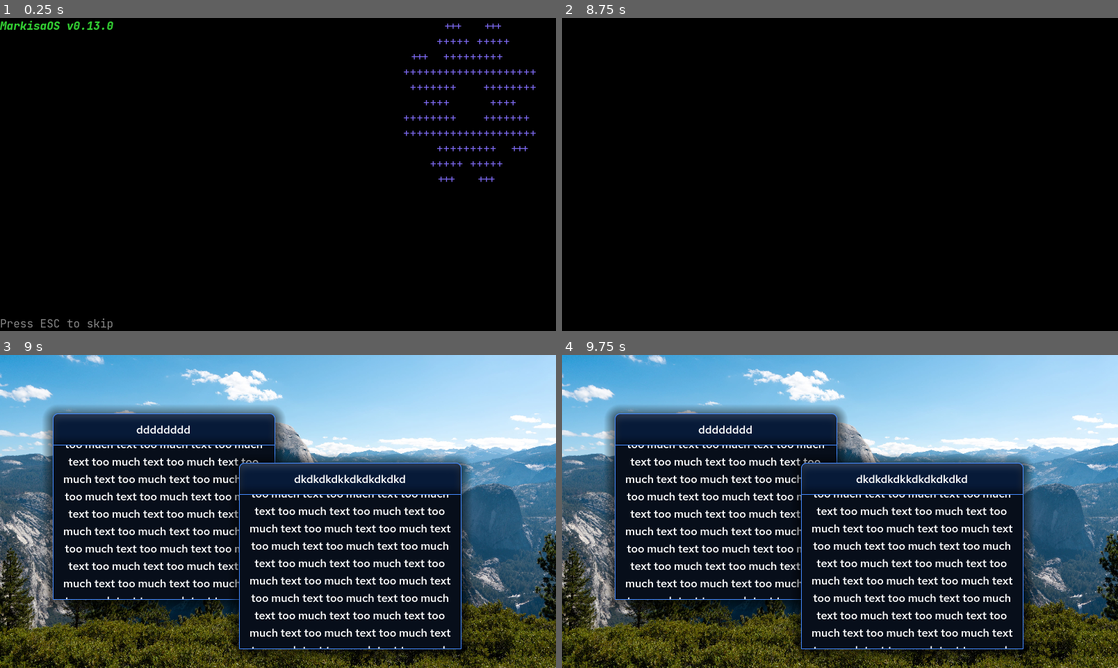
Above: before the commit, frames 1-4 (two rows, left to right).
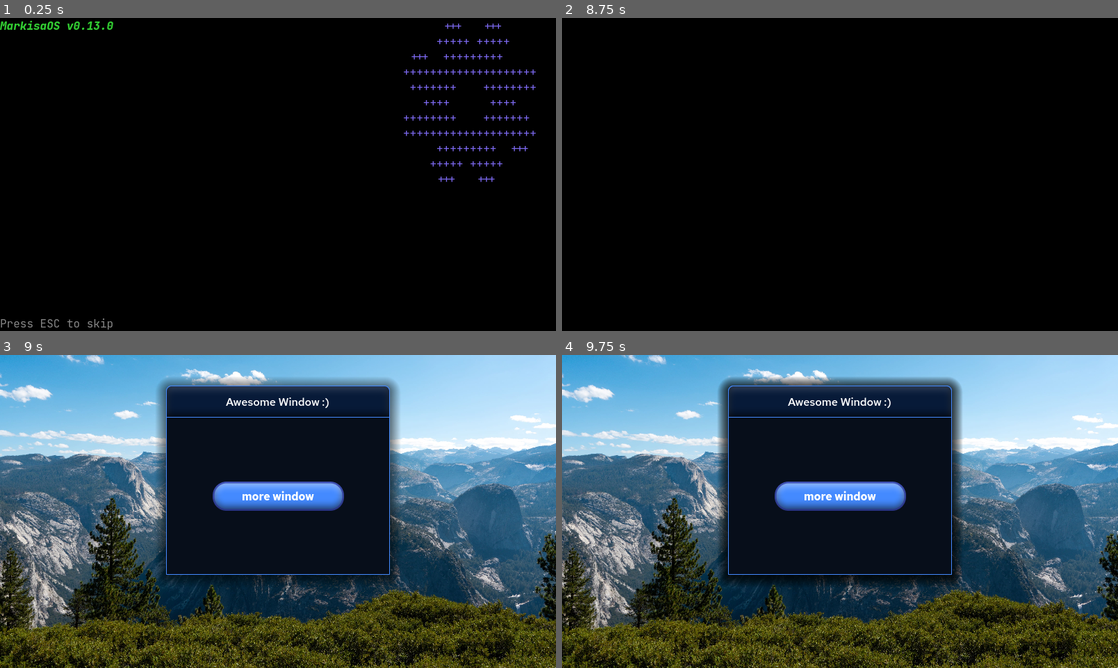
Above: after the commit, the same moments.

Repository: hellory4n/MarkisaOS
Game: Godot game, scene res://os/kickstart/bootloader.tscn
The game is run twice, just before and just after one commit, with the same random seed, the same clock (stepped at 60 frames per second) and the same inputs.
Inputs (mouse positions are in pixels of both pictures, inside the frame that each line leads up to):
- Up to frame 1 (0.25 s): no input
- Up to frame 2 (8.75 s): tap Enter at 0.5, 2.75 s; move the mouse to (962, 158) at 0.52 s; click (962, 158) at 0.67 s; tap Space at 1.25 s; drag from (728, 190) to (812, 237) at 1.27 s; move the mouse to (895, 105) at 2.02 s; click (895, 105) at 2.17 s; drag from (812, 237) to (673, 127) at 2.77 s; move the mouse to (1006, 221) at 3.52 s; click (1006, 221) at 3.67 s; drag from (673, 127) to (756, 96) at 4.27 s; move the mouse to (867, 174) at 5.02 s; click (867, 174) at 5.17 s; drag from (756, 96) to (728, 190) at 5.77 s; move the mouse to (962, 158) at 6.52 s; click (962, 158) at 6.67 s; drag from (728, 190) to (812, 237) at 7.27 s; move the mouse to (895, 105) at 8.02 s; click (895, 105) at 8.17 s
- Up to frame 3 (9 s): tap Space at 8.75 s; drag from (250, 574) to (111, 464) at 8.77 s
- Up to frame 4 (9.75 s): click (840, 495) at 9.5 s, where only the run after the commit has a clickable "more window"

Frames 1-2 are identical in both runs. In frame 3, 44% of the frame differs, in the area x 7-85%, y 7-97%; in frame 4, 43%.

Commit message:
i'm going insane

Diff:
--- /dev/null
+++ b/apps/markisa/test/app.tscn
@@ -0,0 +1,40 @@
+[gd_scene load_steps=3 format=3 uid="uid://gh0q6tcc83uq"]
+
+[ext_resource type="Script" path="res://os/dashboardtk/mks_window.gd" id="1_qsqac"]
+[ext_resource type="Script" path="res://os/dashboardtk/window_opener.gd" id="2_hisl0"]
+
+[node name="MksWindow" type="Control" node_paths=PackedStringArray("content_root")]
+layout_mode = 3
+anchors_preset = 0
+offset_right = 341.2
+offset_bottom = 243.0
+script = ExtResource("1_qsqac")
+content_root = NodePath("contents")
+window_name = "Awesome Window :)"
+size_percentage = Vector2(40, 60)
+
+[node name="contents" type="Control" parent="."]
+layout_mode = 1
+anchors_preset = 15
+anchor_right = 1.0
+anchor_bottom = 1.0
+grow_horizontal = 2
+grow_vertical = 2
+
+[node name="Button" type="Button" parent="contents"]
+custom_minimum_size = Vector2(150, 0)
+layout_mode = 1
+anchors_preset = 8
+anchor_left = 0.5
+anchor_top = 0.5
+anchor_right = 0.5
+anchor_bottom = 0.5
+offset_left = -94.5
+offset_top = -21.0
+offset_right = 94.5
+offset_bottom = 21.0
+grow_horizontal = 2
+grow_vertical = 2
+text = "more window"
+script = ExtResource("2_hisl0")
+window = "res://apps/markisa/test/app.tscn"
--- a/os/dashboard/dashboard.tscn
+++ b/os/dashboard/dashboard.tscn
@@ -2,7 +2,7 @@
 
 [ext_resource type="AudioStream" uid="uid://cy6lkhtg5mubh" path="res://os_assets/system_sounds/startup.mp3" id="1_4ykex"]
 [ext_resource type="Texture2D" uid="uid://d3axsg61fyial" path="res://os_assets/wallpapers/high_peaks.jpg" id="1_euobj"]
-[ext_resource type="Script" path="res://os/dashboardtk/mks_window.gd" id="3_hc3an"]
+[ext_resource type="PackedScene" uid="uid://gh0q6tcc83uq" path="res://apps/markisa/test/app.tscn" id="3_g7l8b"]
 
 [sub_resource type="Animation" id="Animation_n8ctj"]
 resource_name = "startup"
@@ -66,19 +66,7 @@
 }
 autoplay = "startup"
 
-[node name="MksWindow" type="Control" parent="." node_paths=PackedStringArray("content_root")]
-anchors_preset = 0
-offset_left = 77.0
-offset_top = 130.0
-offset_right = 395.0
-offset_bottom = 351.0
-script = ExtResource("3_hc3an")
-content_root = NodePath("contents")
-window_name = "dddddddd"
-metadata/_edit_group_ = true
-
-[node name="contents" type="Control" parent="MksWindow"]
-clip_contents = true
+[node name="Windows" type="Control" parent="."]
 layout_mode = 1
 anchors_preset = 15
 anchor_right = 1.0
@@ -86,46 +74,8 @@
 grow_horizontal = 2
 grow_vertical = 2
 
-[node name="Label" type="Label" parent="MksWindow/contents"]
-layout_mode = 1
-anchors_preset = 15
-anchor_right = 1.0
-anchor_bottom = 1.0
-grow_horizontal = 2
-grow_vertical = 2
-text = "too much text too much text too much text too much text too much text too much text too much text too much text too much text too much text too much text too much text too much text too much text too much text too much text too much text too much text too much text too much text too much text too much text too much text too much text too much text too much text too much text too much text too much text too much text too much text too much text too much text too much text too much text too much text too much text too much text too much text too much text too much text "
-horizontal_alignment = 1
-vertical_alignment = 1
-autowrap_mode = 3
-
-[node name="MksWindow2" type="Control" parent="." node_paths=PackedStringArray("content_root")]
-anchors_preset = 0
-offset_left = 345.0
-offset_top = 201.0
-offset_right = 663.0
-offset_bottom = 422.0
-script = ExtResource("3_hc3an")
-content_root = NodePath("../MksWindow/contents")
-window_name = "dkdkdkdkkdkdkdkdkd"
-metadata/_edit_group_ = true
-
-[node name="contents" type="Control" parent="MksWindow2"]
-clip_contents = true
-layout_mode = 1
-anchors_preset = 15
-anchor_right = 1.0
-anchor_bottom = 1.0
-grow_horizontal = 2
-grow_vertical = 2
-
-[node name="Label" type="Label" parent="MksWindow2/contents"]
-layout_mode = 1
-anchors_preset = 15
-anchor_right = 1.0
-anchor_bottom = 1.0
-grow_horizontal = 2
-grow_vertical = 2
-text = "too much text too much text too much text too much text too much text too much text too much text too much text too much text too much text too much text too much text too much text too much text too much text too much text too much text too much text too much text too much text too much text too much text too much text too much text too much text too much text too much text too much text too much text too much text too much text too much text too much text too much text too much text too much text too much text too much text too much text too much text too much text "
-horizontal_alignment = 1
-vertical_alignment = 1
-autowrap_mode = 3
+[node name="MksWindow" parent="Windows" instance=ExtResource("3_g7l8b")]
+offset_left = 110.0
+offset_top = 110.0
+offset_right = 451.2
+offset_bottom = 353.0
--- a/os/dashboardtk/mks_window.gd
+++ b/os/dashboardtk/mks_window.gd
@@ -14,7 +14,22 @@
 ## The icon that will be shown in the dock.
 @export var dock_icon: Texture2D
 ## If true, the window will be floating and draggable. Else, it will be maximized.
-@export var floating := true
+@export var floating := true:
+    set(value):
+        floating = value
+        update_configuration_warnings()
+
+## How much % of the screen the window will be.
+@export var size_percentage: Vector2:
+    set(value):
+        size_percentage = value
+        var lol: Vector2
+        if Engine.is_editor_hint():
+            lol = Vector2(853, 480)
+        else:
+            lol = DisplayServer.window_get_size() as Vector2
+        size = (lol * value / 100) - Vector2(0, 45)
+        update_configuration_warnings()
 
 var title_height: float
 var title_rect: Rect2
@@ -39,8 +54,9 @@
     title.offset_top = -45
     title.custom_minimum_size -= Vector2(0, 45)
 
-    draggable_title = DraggableTitle.instantiate()
-    draggable_title.window = self
+    if floating:
+        draggable_title = DraggableTitle.instantiate()
+        draggable_title.window = self
 
     title_name = Label.new()
     title_name.set_anchors_preset(PRESET_FULL_RECT)
@@ -50,14 +66,19 @@
 
     add_child(bg, false, Node.INTERNAL_MODE_FRONT)
     add_child(title, false, Node.INTERNAL_MODE_FRONT)
-    add_child(draggable_title, false, Node.INTERNAL_MODE_FRONT)
     title.add_child(title_name)
+
+    if floating:
+        add_child(draggable_title, false, Node.INTERNAL_MODE_FRONT)
 
     theme_changed.connect(_on_theme_changed.bind())
 
-    # if a window just opened it would obviously be the active window
-    # sorry for calling it "__internaldonotuseorthingswillblowupandstuff__DraggableTitle__"
-    __internaldonotuseorthingswillblowupandstuff__DraggableTitle__.active_window = self
+    # make sure the size is right
+    size = (DisplayServer.window_get_size() as Vector2 * size_percentage / 100) - Vector2(0, 45)
+
+    # go to the center of the screen
+    var cool_size := size + Vector2(0, 45)
+    position = DisplayServer.window_get_size() as Vector2 / 2 - (cool_size / 2)
 
 func _process(_delta):
     # loading it in _ready doesn't work
@@ -66,7 +87,8 @@
         _on_theme_changed()
 
     # make sure the draggable shit is correct
-    draggable_title.scale = Vector2(size.x, 45)
+    if floating:
+        draggable_title.scale = Vector2(size.x, 45)
 
     # sync the window title stuff
     title_name.text = window_name
@@ -84,5 +106,7 @@
 func _get_configuration_warnings():
     if content_root == null:
         return ["Please set a content root for things to actually work and stuff"]
+    elif !floating and size_percentage != Vector2(100, 100):
+        return ["This would make users assume it's a floating window when it's not, please set the size percentage to 100, 100 or enable the floating property"]
     else:
         return []
--- /dev/null
+++ b/os/dashboardtk/window_opener.gd
@@ -0,0 +1,11 @@
+## It's a button that opens windows.
+extends Button
+class_name WindowOpener
+
+## The window to open.
+@export_file("*.tscn") var window := ""
+
+func _pressed():
+    var mmgmg := load(window)
+    var windowlol: MksWindow = mmgmg.instantiate()
+    get_node("/root/Dashboard/Windows").add_child(windowlol)
